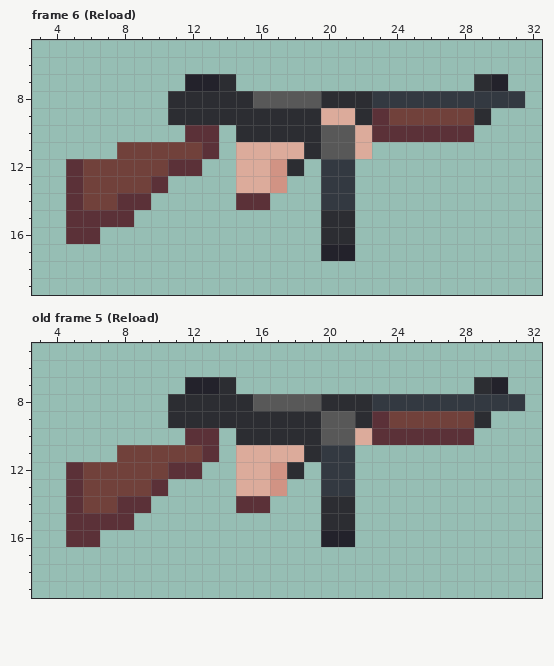
Pixel-art file, stored at assets/weapons/Thompson.ase. The first picture shows the starting point.
64x24 pixels, 16 frames. Shown: frame 6 (Reload): x 3..32, y 5..19; old frame 5 (Reload): x 3..32, y 5..19. The commit also changed other frames, which this record leaves out.
The same view after the edit:
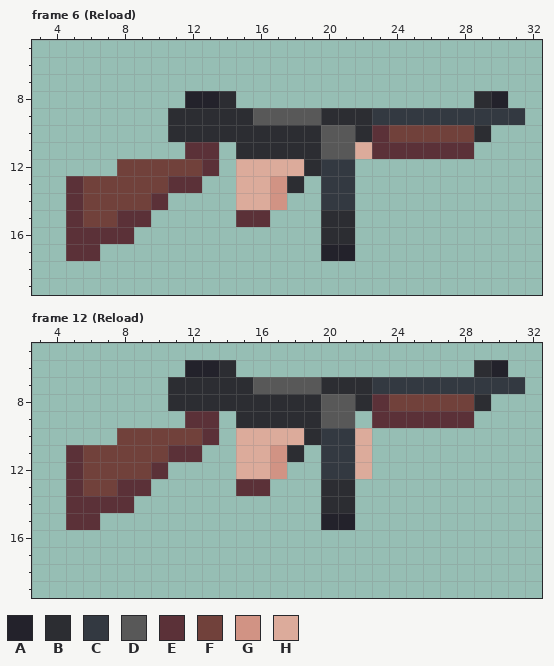
Palette (. is transparent): A #23222b  B #2c2d32  C #333941  D #585858  E #5b3138  F #71413b  G #d19384  H #dcab9b
A new or re-ordered frame is compared with the old frame closest to it.
Difference:
frames 16 -> 19
Changed rows in their new state; - is an unchanged pixel.
Frame 6 (Reload), layers "Hands", "Weapon":
first column x 5:
 7 -------...--------------..-
 8 ------.AA-..............BA.
 9 -----------DDDDBB-CCCCCCCCC
10 ------BBBB-------B-FFFFFB--
11 ---....E--BBBB----EEEEEE---
12 ...---FFE---HHB------------
13 -----FEE-----B-------------
14 ---FFE----HHG--------------
15 -FF-E-----EE---------------
16 --EE-----------------------
17 EE-------------------------
Frame 12 (Reload) is new; against old frame 5 (Reload), layers "Hands", "Weapon":
first column x 5:
 6 -------AAB--------------BA-
 7 ------BBB-BDDDDBBBCCCCCCCCC
 8 -----------BBBBDD-EFFFFFB..
 9 ------.EE.-------.-EEEEE.--
10 ---FFFFF--HHHH-CC-......---
11 EFF---EE.---GB.--H---------
12 -----E..-----.---H---------
13 ---EE.----EE.--BB----------
14 -EE-.-----..---------------
15 --..-----------AA----------
16 ..-------------..----------
Boxes around the changes in both pictures, in picture pixels (x1, y1, x2, y2):
changed: (66, 74, 525, 261)
changed: (66, 360, 525, 547)
